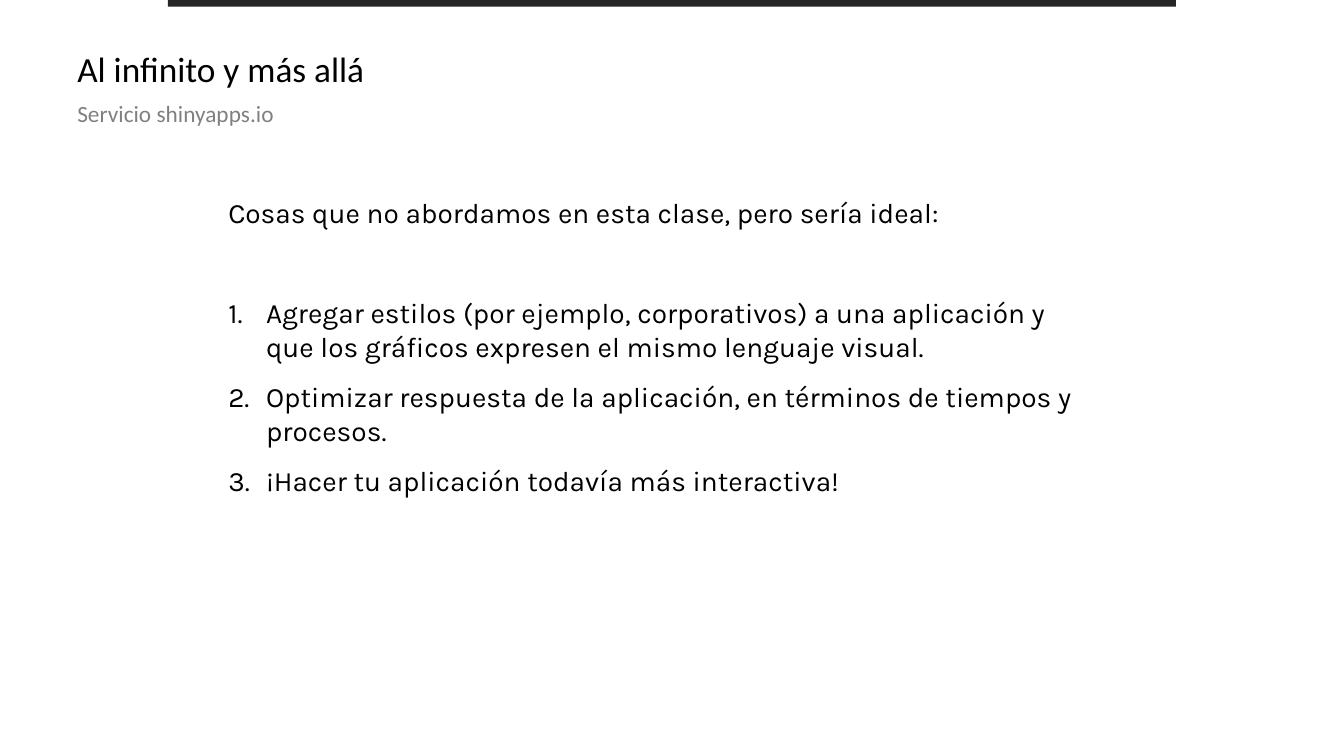
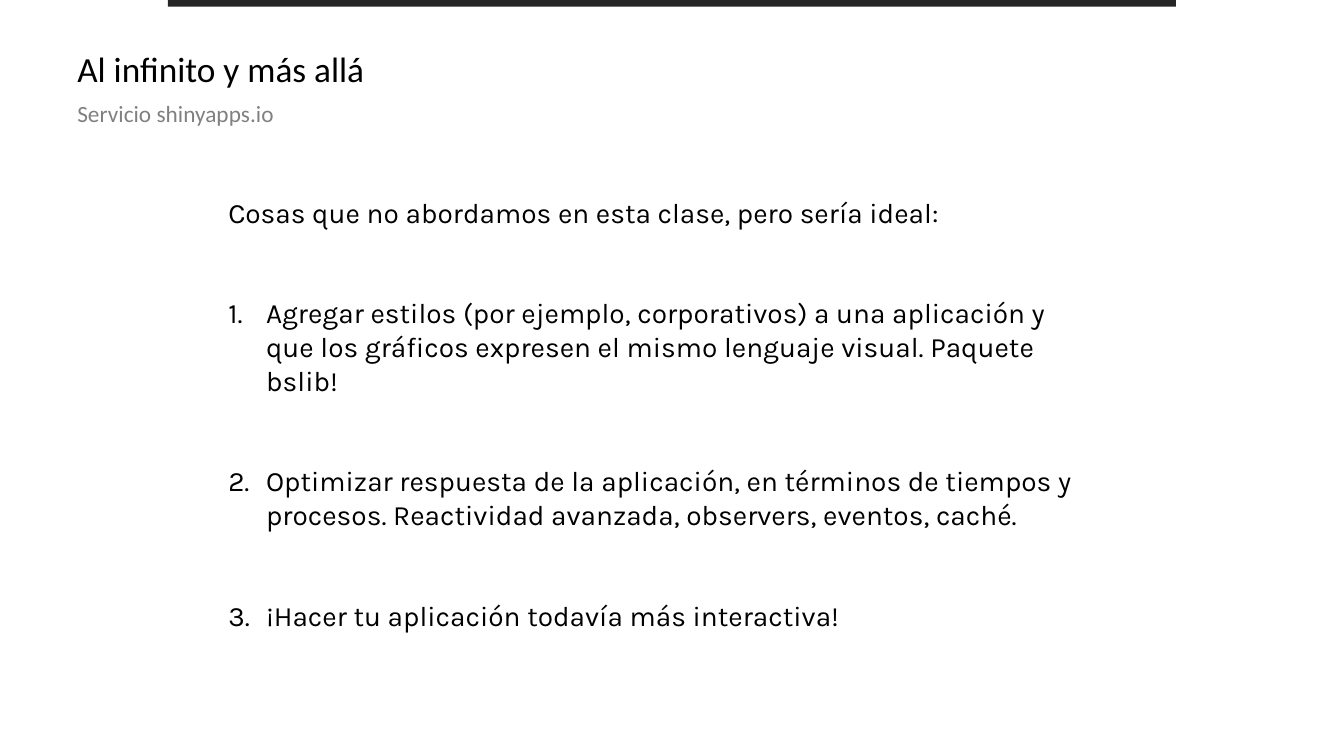
Before and after one commit to jbkunst/datapalooza-uc-2024-visualizacion-de-datos-con-shiny, a slide deck: slide 59 of slides/Datapalooza 2 - DataVizStage - 20240103 - Visualización datos con Shiny.pptx. Drawn at 1344x756 pixels with LibreOffice and Linux fonts; fonts in the diff are those of the drawing. Boxes give left, top, right and bottom in pixels: in the first picture for what was removed or moved away, otherwise in the second. Text is boxed around its words. In the diff, an @@ line names an element or a change of style, - is before the commit and + after.

```diff
--- a/slides/Datapalooza 2 - DataVizStage - 20240103 - Visualización datos con Shiny.pptx
+++ b/slides/Datapalooza 2 - DataVizStage - 20240103 - Visualización datos con Shiny.pptx
@@ text at [266,301,1071,532]: text changed @@
-1. Agregar estilos (por ejemplo, corporativos) a una aplicación y que los gráficos expresen el mismo lenguaje visual.
-2. Optimizar respuesta de la aplicación, en términos de tiempos y procesos.
+1. Agregar estilos (por ejemplo, corporativos) a una aplicación y que los gráficos expresen el mismo lenguaje visual. Paquete bslib!
+2. Optimizar respuesta de la aplicación, en términos de tiempos y procesos. Reactividad avanzada, observers, eventos, caché.
```
Also in this commit, not shown: 1 other slide changed.
